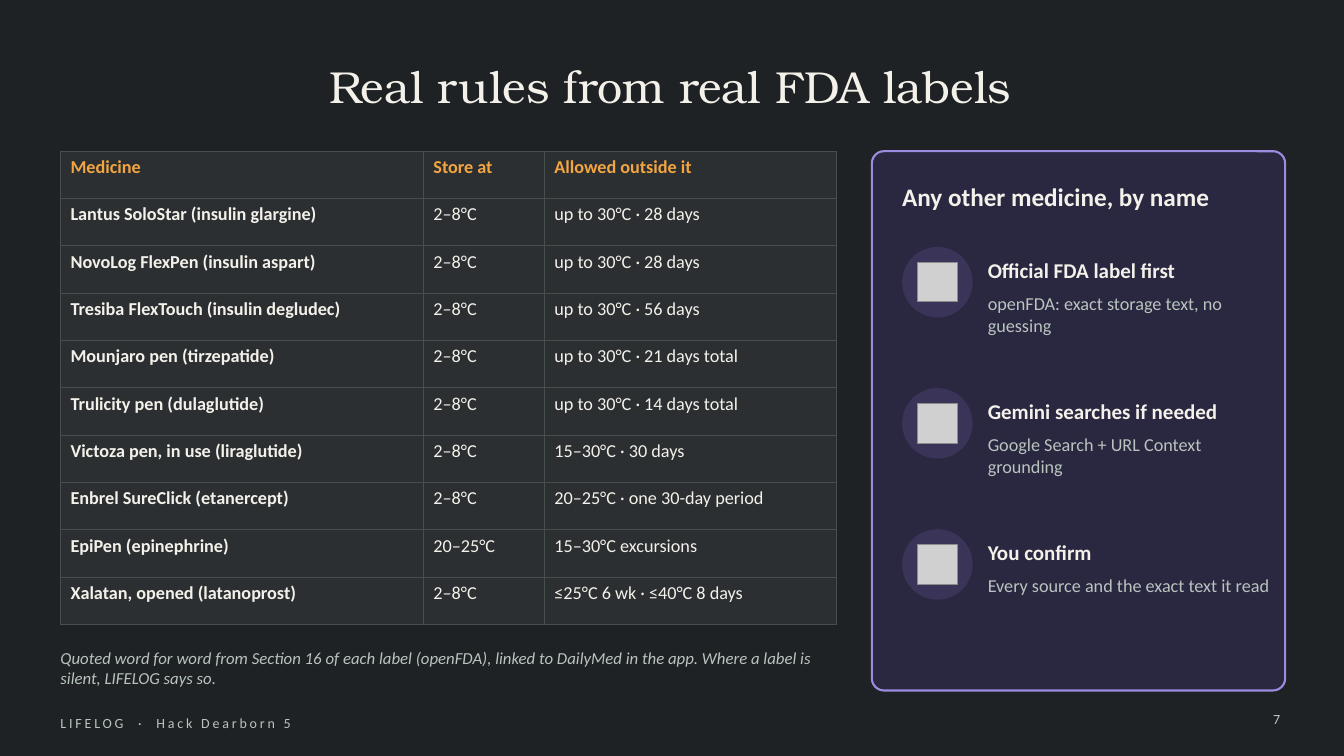
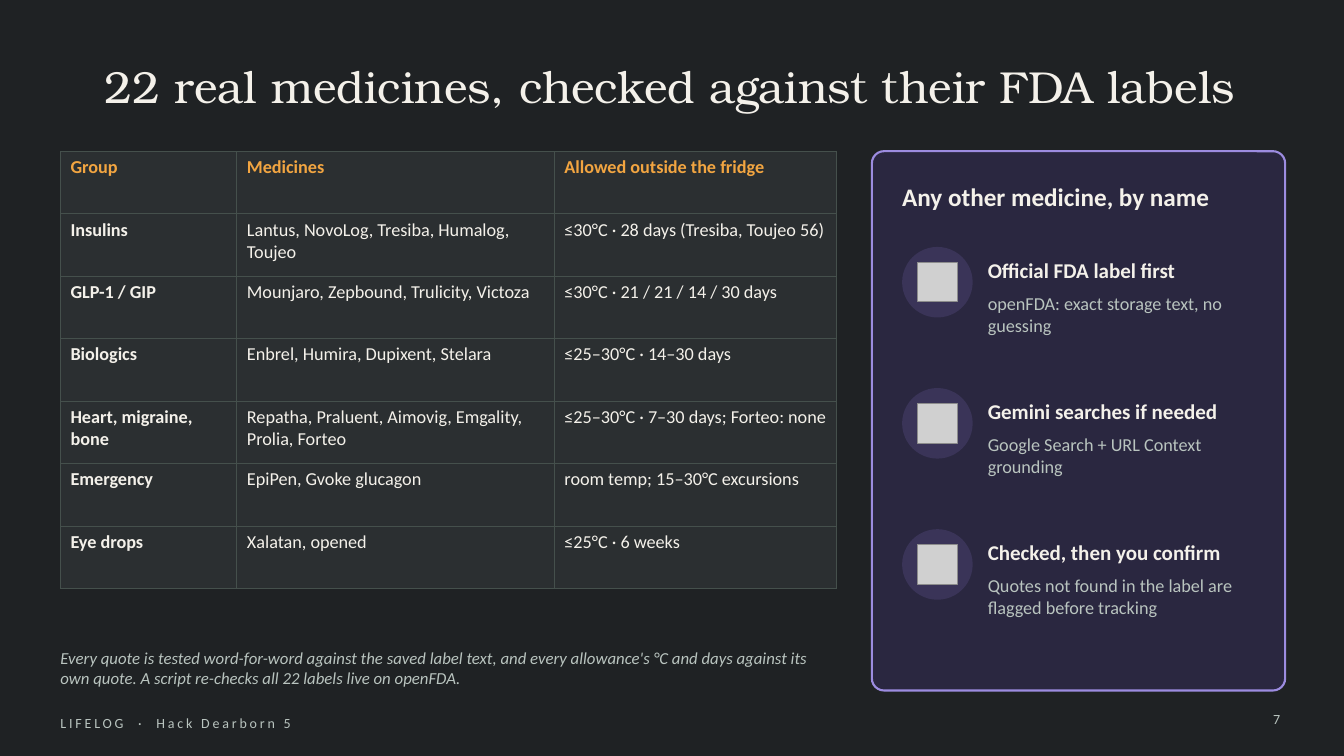
Before and after one commit to Manognya86/HackDearborn5, a slide deck: slide 7 of presentation/LIFELOG_HackDearborn5.pptx. Drawn at 1344x756 pixels with LibreOffice and Linux fonts; fonts in the diff are those of the drawing; grey boxes stand for pictures. Boxes give left, top, right and bottom in pixels: in the first picture for what was removed or moved away, otherwise in the second. Text is boxed around its words. In the diff, an @@ line names an element or a change of style, - is before the commit and + after.

Commit message:
Owner, customer and pharmacist demo accounts; full button validation; deck update
- Demo accounts: one-click buttons plus email/password sign-in (passwords only from .env, stored as hashes);
  the customer has three medicines of their own with 14 days of readings and doses
- Demo controls (reset, hot car, storm, live sensors, retrain all) restricted to the owner account
- validate_app.py signs in and checks every button: password login/logout, customer-vs-owner privacy, doses,
  public receipt verification, pharmacist queue, device keys, webhooks, forecasts, live outages, alert ack
- Fix: storm demo and live simulator assumed every fridge-labeled medicine is in a fridge; they now start from
  each medicine's own readings (a room-temperature in-use pen no longer jumps to 5C)
- Deck: 23 slides; slide 7 now lists the 22 checked medicines, new 'Try it three ways' slide

```diff
--- a/presentation/LIFELOG_HackDearborn5.pptx
+++ b/presentation/LIFELOG_HackDearborn5.pptx
@@ title at (x1=105, y1=71, x2=1235, y2=113): text changed @@
-Real rules from real FDA labels
+22 real medicines, checked against their FDA labels
@@ table at (x1=60, y1=151, x2=837, y2=555) @@
-row 1: Medicine | Store at | Allowed outside it
-row 2: Lantus SoloStar (insulin glargine) | 2–8°C | up to 30°C · 28 days
-row 3: NovoLog FlexPen (insulin aspart) | 2–8°C | up to 30°C · 28 days
-row 4: Tresiba FlexTouch (insulin degludec) | 2–8°C | up to 30°C · 56 days
-row 5: Mounjaro pen (tirzepatide) | 2–8°C | up to 30°C · 21 days total
-row 6: Trulicity pen (dulaglutide) | 2–8°C | up to 30°C · 14 days total
-row 7: Victoza pen, in use (liraglutide) | 2–8°C | 15–30°C · 30 days
-row 8: Enbrel SureClick (etanercept) | 2–8°C | 20–25°C · one 30-day period
-row 9: EpiPen (epinephrine) | 20–25°C | 15–30°C excursions
-row 10: Xalatan, opened (latanoprost) | 2–8°C | ≤25°C 6 wk · ≤40°C 8 days
+row 1: Group | Medicines | Allowed outside the fridge
+row 2: Insulins | Lantus, NovoLog, Tresiba, Humalog, Toujeo | ≤30°C · 28 days (Tresiba, Toujeo 56)
+row 3: GLP-1 / GIP | Mounjaro, Zepbound, Trulicity, Victoza | ≤30°C · 21 / 21 / 14 / 30 days
+row 4: Biologics | Enbrel, Humira, Dupixent, Stelara | ≤25–30°C · 14–30 days
+row 5: Heart, migraine, bone | Repatha, Praluent, Aimovig, Emgality, Prolia, Forteo | ≤25–30°C · 7–30 days; Forteo: none
+row 6: Emergency | EpiPen, Gvoke glucagon | room temp; 15–30°C excursions
+row 7: Eye drops | Xalatan, opened | ≤25°C · 6 weeks
@@ text at (x1=988, y1=545, x2=1220, y2=564): text changed @@
-You confirm
+Checked, then you confirm
@@ text at (x1=988, y1=579, x2=1232, y2=617): text changed @@
-Every source and the exact text it read
+Quotes not found in the label are flagged before tracking
@@ text at (x1=60, y1=652, x2=807, y2=687): text changed @@
-Quoted word for word from Section 16 of each label (openFDA), linked to DailyMed in the app. Where a label is silent, LIFELOG says so.
+Every quote is tested word-for-word against the saved label text, and every allowance's °C and days against its own quote. A script re-checks all 22 labels live on openFDA.
```
Also in this commit, not shown: 1 slide added, 13 other files.
